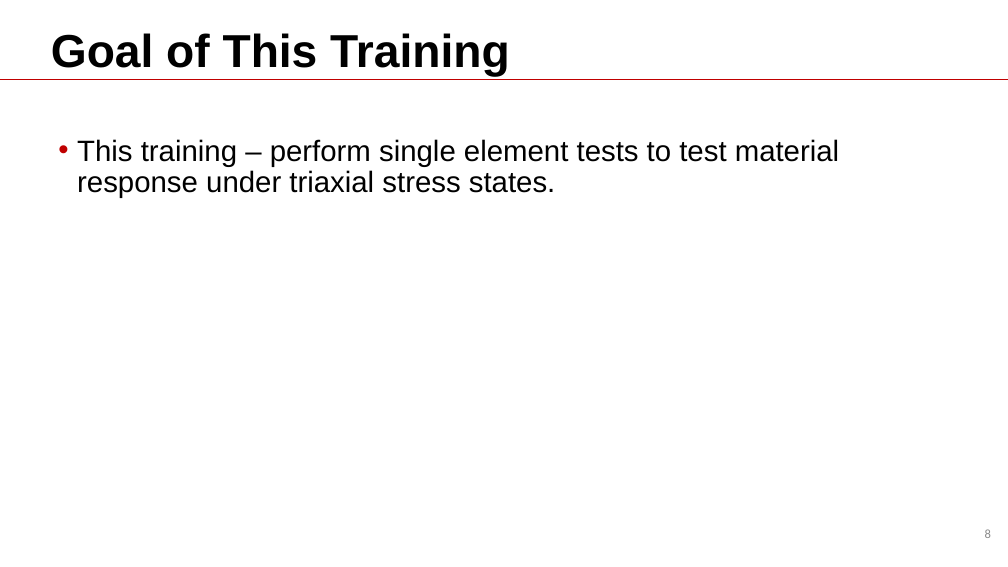
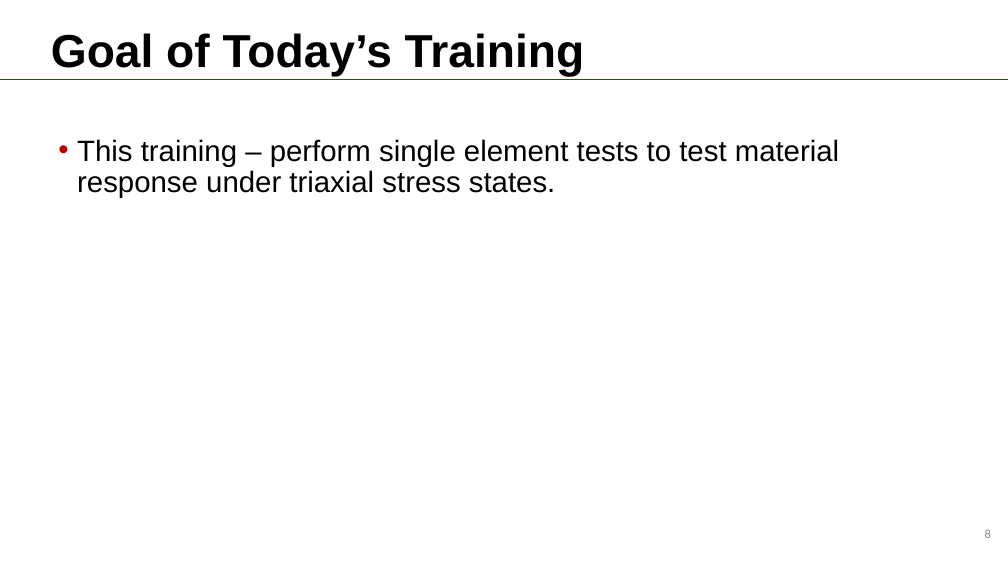
Before and after one commit to Batmanabcdefg/AbaqusTraining, a slide deck: slide 8 of Training.pptx. Drawn at 1008x567 pixels with LibreOffice and Linux fonts; fonts in the diff are those of the drawing; background and template pictures are left out. Boxes give left, top, right and bottom in pixels: in the first picture for what was removed or moved away, otherwise in the second. Text is boxed around its words. In the diff, an @@ line names an element or a change of style, - is before the commit and + after.

Commit message:
add doc

```diff
--- a/Training.pptx
+++ b/Training.pptx
@@ title at box(51, 33, 584, 77): text changed @@
-Goal of This Training
+Goal of Today’s Training
```
Also in this commit, not shown: 1 slide added, 1 slide removed.
